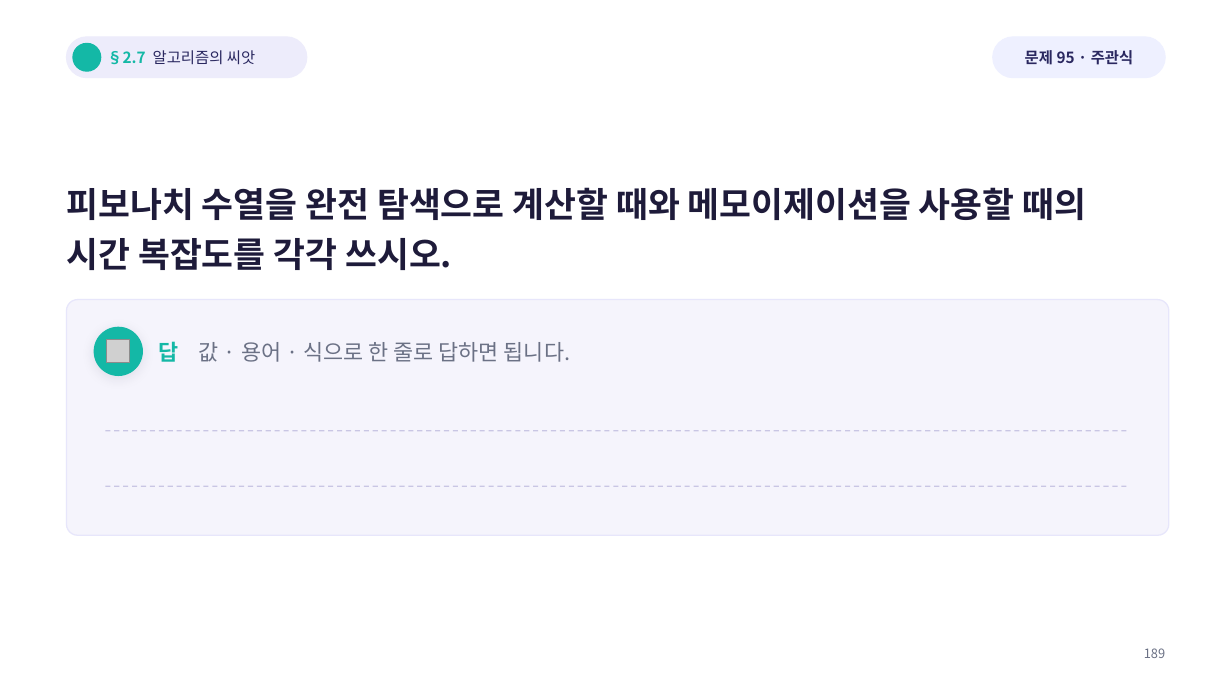
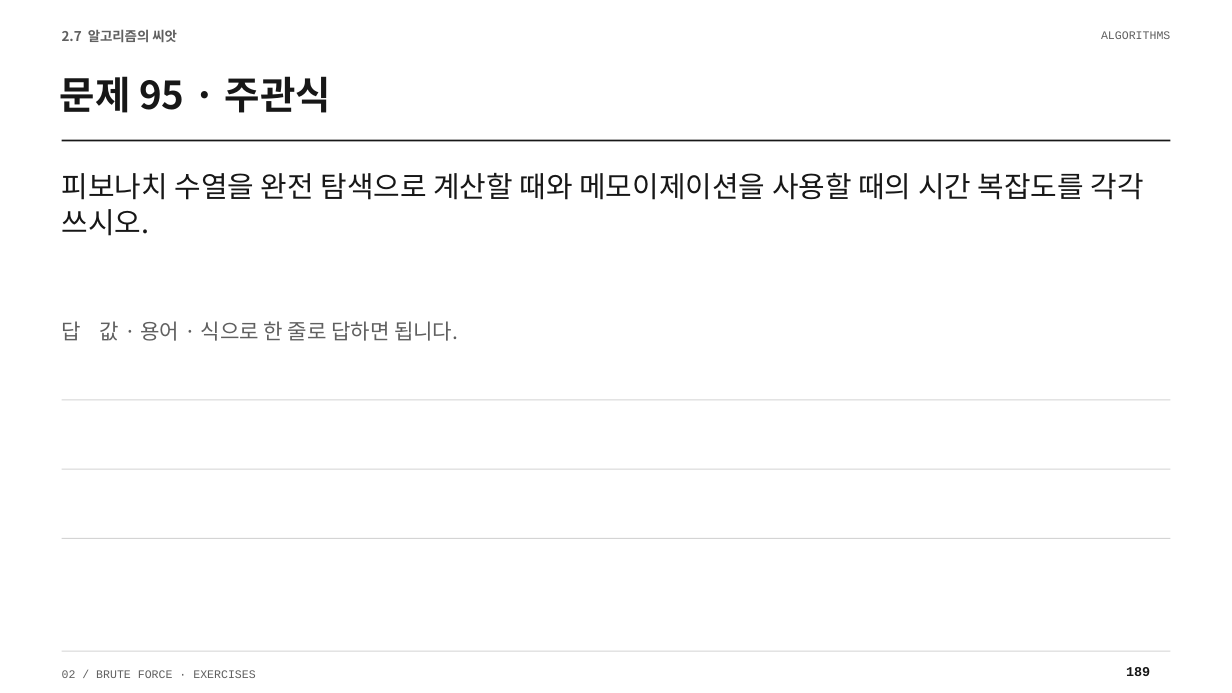
Before and after one commit to Sangdon-Park/Sangdon-Park.github.io, a slide deck: slide 189 of data/알고리즘/2장_연습문제_100문항_수업용.pptx. Drawn at 1232x693 pixels with LibreOffice and Linux fonts; fonts in the diff are those of the drawing; grey boxes stand for pictures; background and template pictures are left out. Boxes give left, top, right and bottom in pixels: in the first picture for what was removed or moved away, otherwise in the second. Text is boxed around its words. In the diff, an @@ line names an element or a change of style, - is before the commit and + after.

Commit message:
fix: align algorithm exercises with time complexity scope

```diff
--- a/data/알고리즘/2장_연습문제_100문항_수업용.pptx
+++ b/data/알고리즘/2장_연습문제_100문항_수업용.pptx
@@ text at (62, 29, 177, 42): text changed; size 12 to 10.5 pt; text colour #2A2860 to #606060; bold on @@
-§2.7 알고리즘의 씨앗
+2.7 알고리즘의 씨앗
@@ text "2.7 알고리즘의 씨앗" at (62, 29, 177, 42): vertical alignment middle to top @@
@@ rounded rectangle removed at (67, 37, 307, 78) @@
@@ ellipse removed at (73, 43, 101, 71) @@
@@ rounded rectangle removed at (993, 37, 1165, 78) @@
@@ text added at (1101, 31, 1170, 39), 9 pt, text #606060 @@
+ALGORITHMS
@@ text "문제 95 · 주관식": place and size @@
-text "문제 95 · 주관식" at (1025, 50, 1133, 65)
+text "문제 95 · 주관식" at (60, 76, 331, 113)
@@ text "문제 95 · 주관식" at (60, 76, 331, 113): size 12 to 30 pt, text colour #2A2860 to #171717; alignment centre to left; line spacing 1 to 1.04; vertical alignment middle to top @@
@@ rectangle added at (62, 140, 1171, 141), fill #171717 @@
@@ text "피보나치 수열을 완전 탐색으로 계산할 ...": place and size @@
-text "피보나치 수열을 완전 탐색으로 계산할 ..." at (67, 187, 1087, 270)
+text "피보나치 수열을 완전 탐색으로 계산할 ..." at (62, 173, 1144, 236)
@@ text "피보나치 수열을 완전 탐색으로 계산할 ..." at (62, 173, 1144, 236): size 27 to 22.5 pt, text colour #1E1B3A to #171717, bold off; line spacing 1.22 to 1.04 @@
@@ rounded rectangle removed at (67, 299, 1169, 535) @@
@@ text "답 값 · 용어 · ...": place and size @@
-text "답 값 · 용어 · ..." at (159, 341, 571, 362)
+text "답 값 · 용어 · ..." at (62, 321, 458, 341)
@@ text "답 값 · 용어 · ..." at (62, 321, 458, 341): size 17 to 16.5 pt, text colour #6B7185 to #606060; text colour #14B8A6 to #606060, bold off in "답"; line spacing 1 to 1.04; vertical alignment middle to top @@
@@ ellipse removed at (94, 327, 142, 375) @@
@@ picture removed at (107, 340, 130, 363) @@
@@ rectangle added at (62, 399, 1171, 400), fill #D4D4D4 @@
@@ line removed from (105, 431) to (1130, 431) @@
@@ rectangle added at (62, 469, 1171, 470), fill #D4D4D4 @@
@@ line removed from (105, 486) to (1130, 486) @@
@@ rectangle added at (62, 538, 1171, 539), fill #D4D4D4 @@
@@ rectangle added at (62, 651, 1171, 652), fill #D4D4D4 @@
@@ text added at (62, 670, 255, 678), 9 pt, text #606060 @@
+02 / BRUTE FORCE · EXERCISES
@@ text "189": place and size @@
-text "189" at (1144, 648, 1165, 658)
+text "189" at (1126, 667, 1150, 676)
@@ text "189" at (1126, 667, 1150, 676): size 10 to 10.5 pt, font Noto Sans CJK KR to Courier New, text colour #6B7185 to #171717, bold on; alignment right to left; line spacing 1 to 1.04; vertical alignment middle to top @@
```
Also in this commit, not shown: 199 other slides changed, 12 other files.
